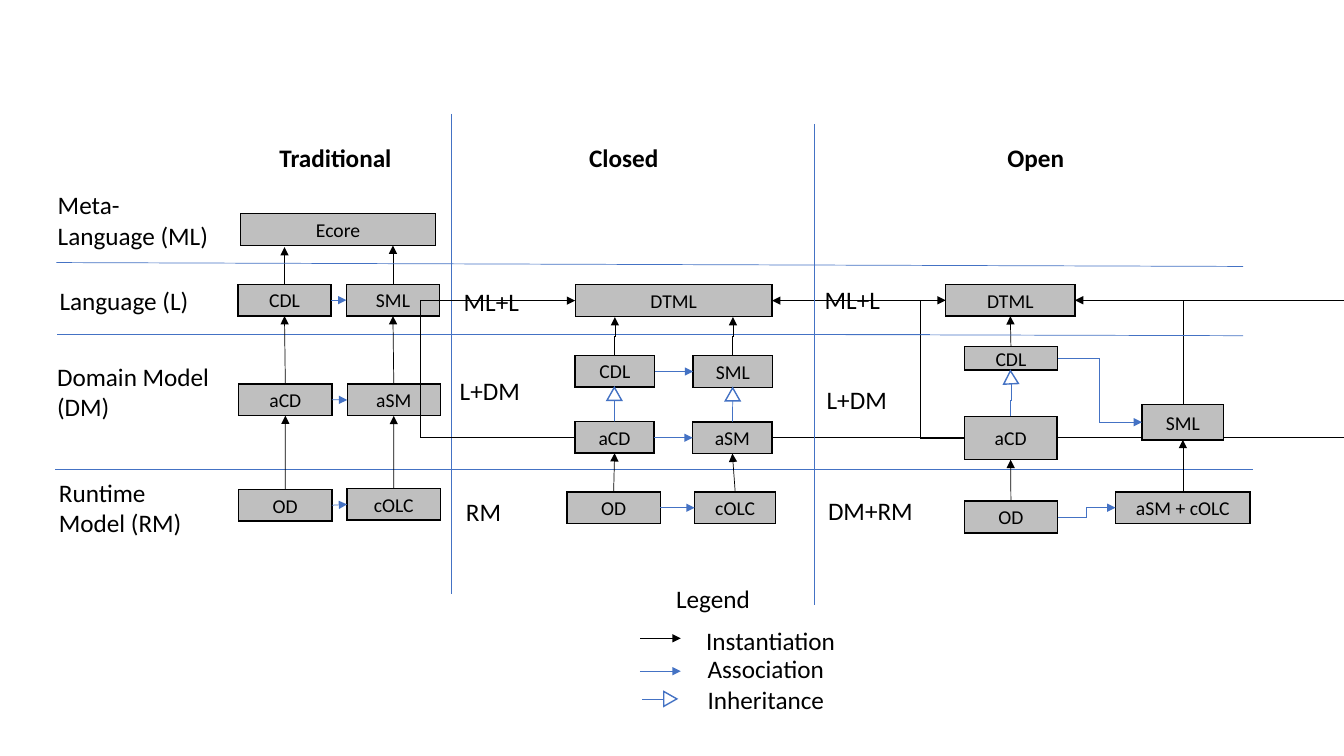
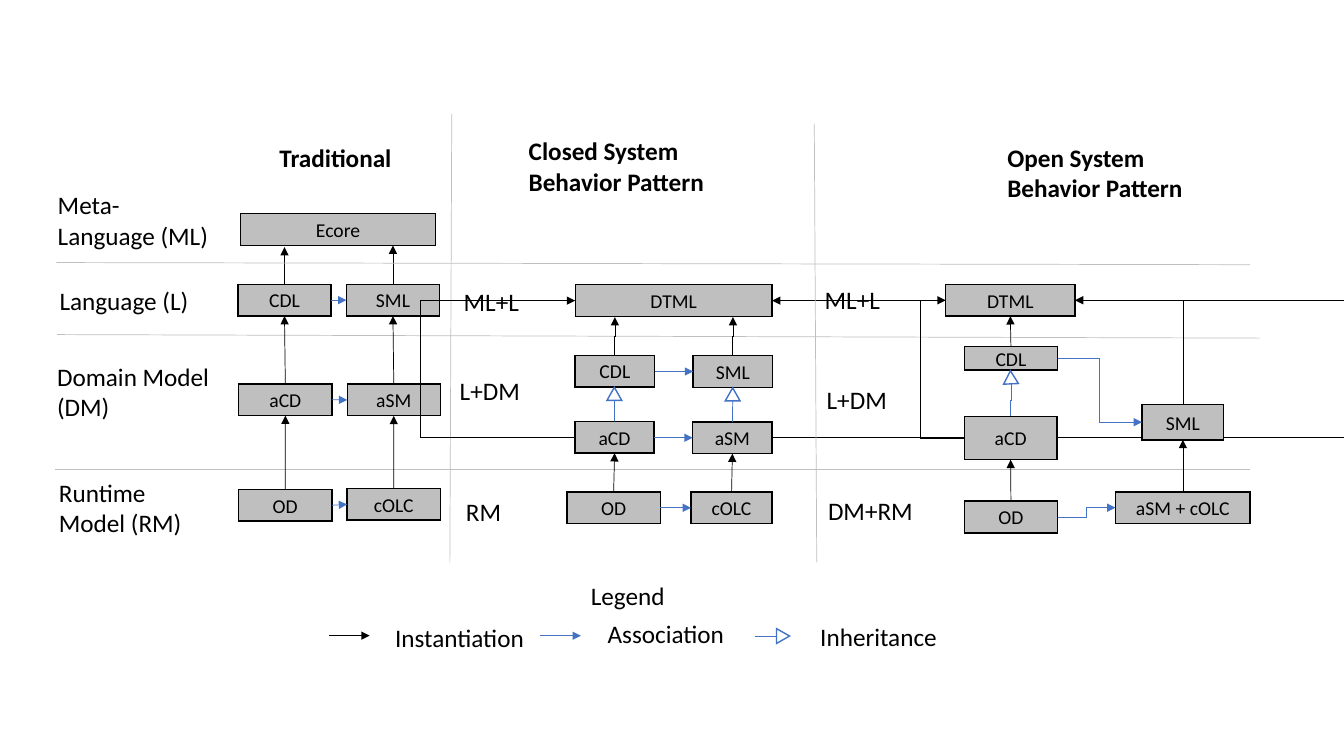
Before and after one commit to cdl-mint/at-journal, a slide deck: slide 8 of figures/2022_AT_Figures.pptx. Drawn at 1344x756 pixels with LibreOffice and Linux fonts; fonts in the diff are those of the drawing. Boxes give left, top, right and bottom in pixels: in the first picture for what was removed or moved away, otherwise in the second. Text is boxed around its words. In the diff, an @@ line names an element or a change of style, - is before the commit and + after.

```diff
--- a/figures/2022_AT_Figures.pptx
+++ b/figures/2022_AT_Figures.pptx
@@ line moved from (452, 114) - (452, 595) to (452, 114) - (450, 563) @@
@@ line (452, 114) - (450, 563): stroke #4472C4 0.5 pt to #BFBFBF 0.5 pt @@
@@ text at bbox=[529, 142, 703, 192]: text changed @@
-Closed
+Closed System Behavior Pattern
@@ line moved from (815, 124) - (815, 605) to (815, 124) - (817, 563) @@
@@ line (815, 124) - (817, 563): stroke #4472C4 0.5 pt to #BFBFBF 0.5 pt @@
@@ text at bbox=[1007, 150, 1182, 198]: text changed @@
-Open
+Open System Behavior Pattern
@@ line moved from (56, 262) - (1243, 266) to (56, 262) - (1250, 265) @@
@@ line (56, 262) - (1250, 265): stroke #4472C4 0.5 pt to #BFBFBF 0.5 pt @@
@@ line moved from (57, 335) - (930, 335) to (57, 335) - (1260, 338) @@
@@ line (57, 335) - (1260, 338): stroke #4472C4 0.5 pt to #BFBFBF 0.5 pt @@
@@ line removed from (824, 335) to (1243, 336) @@
@@ line moved from (55, 470) - (578, 470) to (55, 470) - (1250, 470) @@
@@ line (55, 470) - (1250, 470): stroke #4472C4 0.5 pt to #BFBFBF 0.5 pt @@
@@ line removed from (444, 470) to (1253, 470) @@
@@ arrow moved from (735, 492) - (733, 454) to (732, 492) - (733, 454) @@
@@ elbow arrow moved from (660, 508) - (695, 508) to (660, 508) - (692, 508) @@
@@ text "Legend": place and size @@
-text "Legend" at bbox=[676, 590, 750, 613]
+text "Legend" at bbox=[591, 587, 665, 610]
@@ text "Instantiation": place and size @@
-text "Instantiation" at bbox=[706, 632, 835, 651]
+text "Instantiation" at bbox=[395, 629, 524, 648]
@@ text "Association": place and size @@
-text "Association" at bbox=[708, 660, 824, 679]
+text "Association" at bbox=[608, 625, 724, 644]
@@ triangle: place and size @@
-triangle at bbox=[664, 692, 678, 707]
+triangle at bbox=[776, 629, 789, 644]
@@ text "Inheritance": place and size @@
-text "Inheritance" at bbox=[708, 691, 824, 709]
+text "Inheritance" at bbox=[820, 628, 936, 647]
@@ arrow moved from (640, 638) - (681, 638) to (329, 636) - (370, 636) @@
@@ elbow arrow moved from (640, 671) - (681, 671) to (540, 636) - (581, 636) @@
@@ line moved from (664, 699) - (642, 699) to (776, 636) - (755, 636) @@
```
Also in this commit, not shown: 4 other slides changed.
